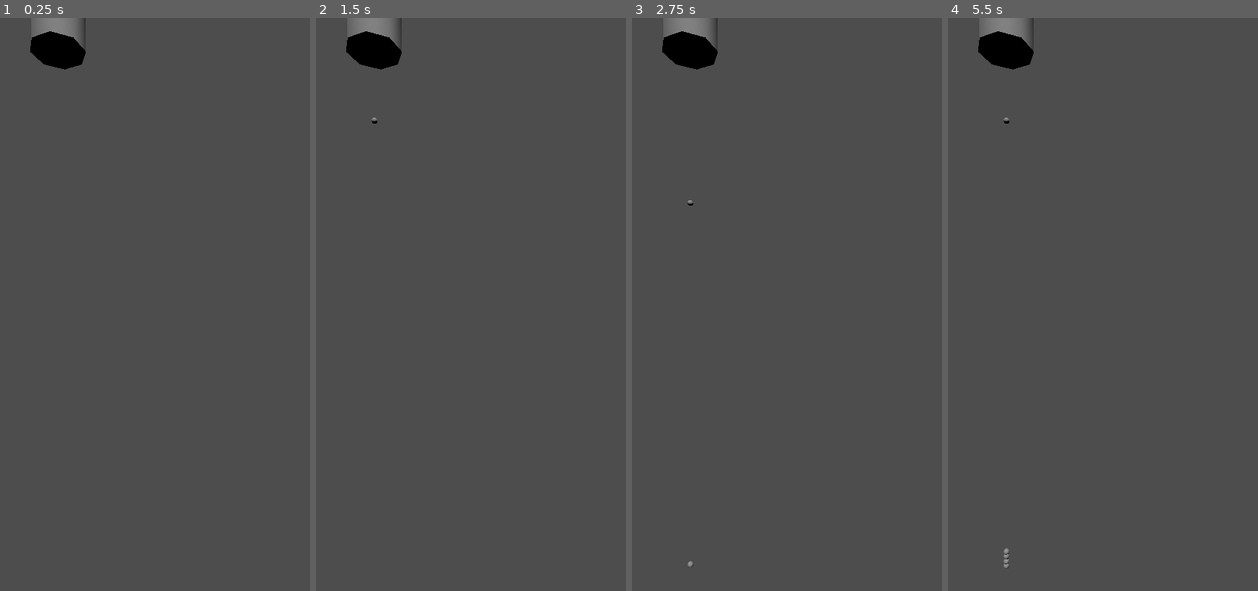
Above: before the commit, frames 1-4 (left to right).
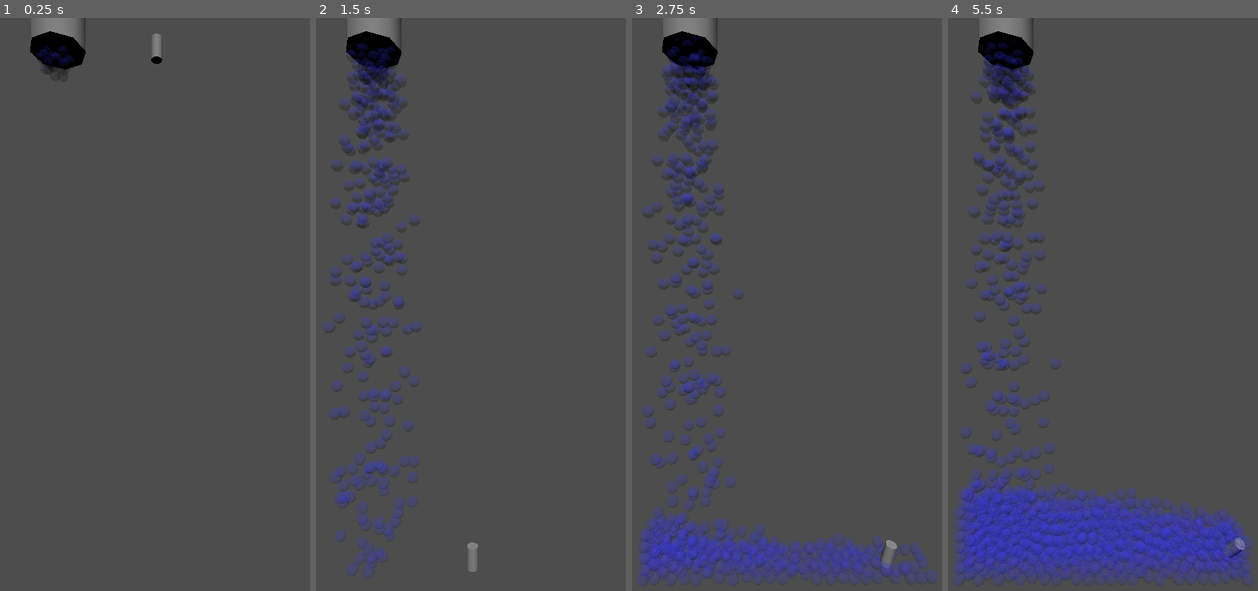
Above: after the commit, the same moments.

Repository: belovachap/Ring-Toss-Water-Game
Game: Godot game, scene res://ring_toss_water_game.tscn
Two runs of this game, one before a commit and one after it. Both use one fixed random seed, a clock stepped at 60 frames per second and the inputs below.
Inputs:
- Up to frame 1 (0.25 s): no input
- Up to frame 2 (1.5 s): no input
- Up to frame 3 (2.75 s): no input
- Up to frame 4 (5.5 s): no input

The runs differ from the first frame. In frame 1, 0.4% of the frame differs, in the area x 11-53%, y 2-11%; in frame 2, 6.0%; in frame 3, 12%; in frame 4, 19%, in the area x 1-99%, y 3-99%.

Commit message:
Checking in some progress.

Diff:
--- /dev/null
+++ b/ring.tscn
@@ -0,0 +1,15 @@
+[gd_scene load_steps=3 format=3 uid="uid://cxm8l2aalgs5h"]
+
+[sub_resource type="CylinderShape3D" id="CylinderShape3D_2wta4"]
+
+[sub_resource type="CylinderMesh" id="CylinderMesh_ln3uk"]
+
+[node name="Ring" type="RigidBody3D"]
+
+[node name="CollisionShape3D" type="CollisionShape3D" parent="."]
+transform = Transform3D(0.2, 0, 0, 0, 0.2, 0, 0, 0, 0.2, 0, 0, 0)
+shape = SubResource("CylinderShape3D_2wta4")
+
+[node name="MeshInstance3D" type="MeshInstance3D" parent="."]
+transform = Transform3D(0.2, 0, 0, 0, 0.2, 0, 0, 0, 0.2, 0, 0, 0)
+mesh = SubResource("CylinderMesh_ln3uk")
--- a/ring_toss_water_game.gd
+++ b/ring_toss_water_game.gd
@@ -1,8 +1,27 @@
 extends Node3D
 
 const WATER_MOLECULE = preload("res://water_molecule.tscn")
+var water_counter = 0
+
+func _ready() -> void:
+	water_spiget_on()
+
+func water_spiget_on() -> void:
+	%Timer.start()
+
+func water_spiget_off() -> void:
+	%Timer.stop()
 
 func _on_timer_timeout() -> void:
-	var new_water_molecule = WATER_MOLECULE.instantiate()
-	new_water_molecule.position = %WaterFaucet.global_position
-	%WaterMolecules.add_child(new_water_molecule)
+	if water_counter >= 100:
+		water_spiget_off()
+
+	water_counter += 1
+
+	for i in range(20):
+		var new_water_molecule = WATER_MOLECULE.instantiate()
+		new_water_molecule.position = %WaterFaucet.global_position
+		new_water_molecule.position.x += randf_range(-0.2, 0.2)
+		new_water_molecule.position.y += randf_range(-0.2, 0.2)
+		new_water_molecule.position.z += randf_range(-0.2, 0.2)
+		%WaterMolecules.add_child(new_water_molecule)
--- a/ring_toss_water_game.tscn
+++ b/ring_toss_water_game.tscn
@@ -1,6 +1,7 @@
-[gd_scene load_steps=7 format=3 uid="uid://b3i3pxhw12qew"]
+[gd_scene load_steps=8 format=3 uid="uid://b3i3pxhw12qew"]
 
 [ext_resource type="Script" uid="uid://b1ouqtuo7nbut" path="res://ring_toss_water_game.gd" id="1_vi6ov"]
+[ext_resource type="PackedScene" uid="uid://cxm8l2aalgs5h" path="res://ring.tscn" id="2_mugm7"]
 
 [sub_resource type="BoxShape3D" id="BoxShape3D_ho8q5"]
 size = Vector3(4.96558, 1, 1)
@@ -19,6 +20,9 @@
 
 [node name="RingTossWaterGame" type="Node3D"]
 script = ExtResource("1_vi6ov")
+
+[node name="Ring" parent="." instance=ExtResource("2_mugm7")]
+transform = Transform3D(1, 0, 0, 0, 1, 0, 0, 0, 1, 0, 6.14769, 0)
 
 [node name="DirectionalLight3D" type="DirectionalLight3D" parent="."]
 transform = Transform3D(-0.724271, -0.689403, 0.0124951, 0.450728, -0.459655, 0.76522, -0.521801, 0.559859, 0.643647, -0.114954, 8.14345, 5.22176)
@@ -69,7 +73,8 @@
 unique_name_in_owner = true
 
 [node name="Timer" type="Timer" parent="."]
-autostart = true
+unique_name_in_owner = true
+wait_time = 0.1
 
 [node name="CSGCylinder3D" type="CSGCylinder3D" parent="."]
 transform = Transform3D(1, 0, 0, 0, 1, 0, 0, 0, 1, -1.75987, 6.81465, 0)
--- a/water_molecule.tscn
+++ b/water_molecule.tscn
@@ -1,18 +1,28 @@
-[gd_scene load_steps=4 format=3 uid="uid://7fpdh1cwguvr"]
+[gd_scene load_steps=6 format=3 uid="uid://7fpdh1cwguvr"]
 
 [ext_resource type="Script" uid="uid://c2mew1krp8hwy" path="res://water_molecule.gd" id="1_uyr1g"]
 
+[sub_resource type="PhysicsMaterial" id="PhysicsMaterial_uyr1g"]
+friction = 0.05
+bounce = 0.05
+
 [sub_resource type="SphereShape3D" id="SphereShape3D_o5wh3"]
 
+[sub_resource type="StandardMaterial3D" id="StandardMaterial3D_uyr1g"]
+transparency = 1
+albedo_color = Color(0.188235, 0.192157, 1, 0.2)
+
 [sub_resource type="SphereMesh" id="SphereMesh_uyr1g"]
+material = SubResource("StandardMaterial3D_uyr1g")
 
 [node name="WaterMolecule" type="RigidBody3D"]
+physics_material_override = SubResource("PhysicsMaterial_uyr1g")
 script = ExtResource("1_uyr1g")
 
 [node name="CollisionShape3D" type="CollisionShape3D" parent="."]
-transform = Transform3D(0.1, 0, 0, 0, 0.1, 0, 0, 0, 0.1, 0, 0, 0)
+transform = Transform3D(0.2, 0, 0, 0, 0.2, 0, 0, 0, 0.2, 0, 0, 0)
 shape = SubResource("SphereShape3D_o5wh3")
 
 [node name="MeshInstance3D" type="MeshInstance3D" parent="."]
-transform = Transform3D(0.1, 0, 0, 0, 0.1, 0, 0, 0, 0.1, 0, 0, 0)
+transform = Transform3D(0.2, 0, 0, 0, 0.2, 0, 0, 0, 0.2, 0, 0, 0)
 mesh = SubResource("SphereMesh_uyr1g")
